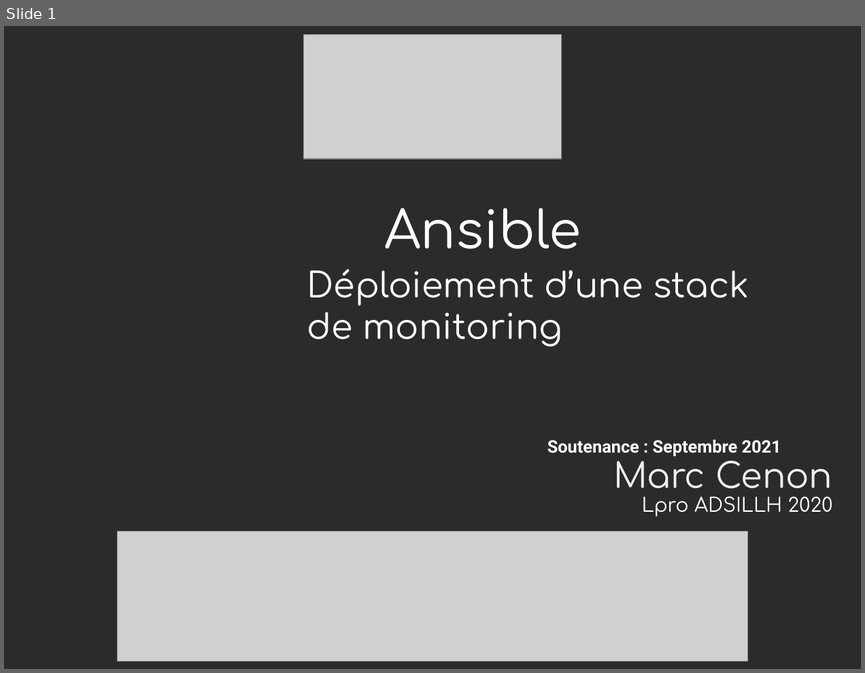
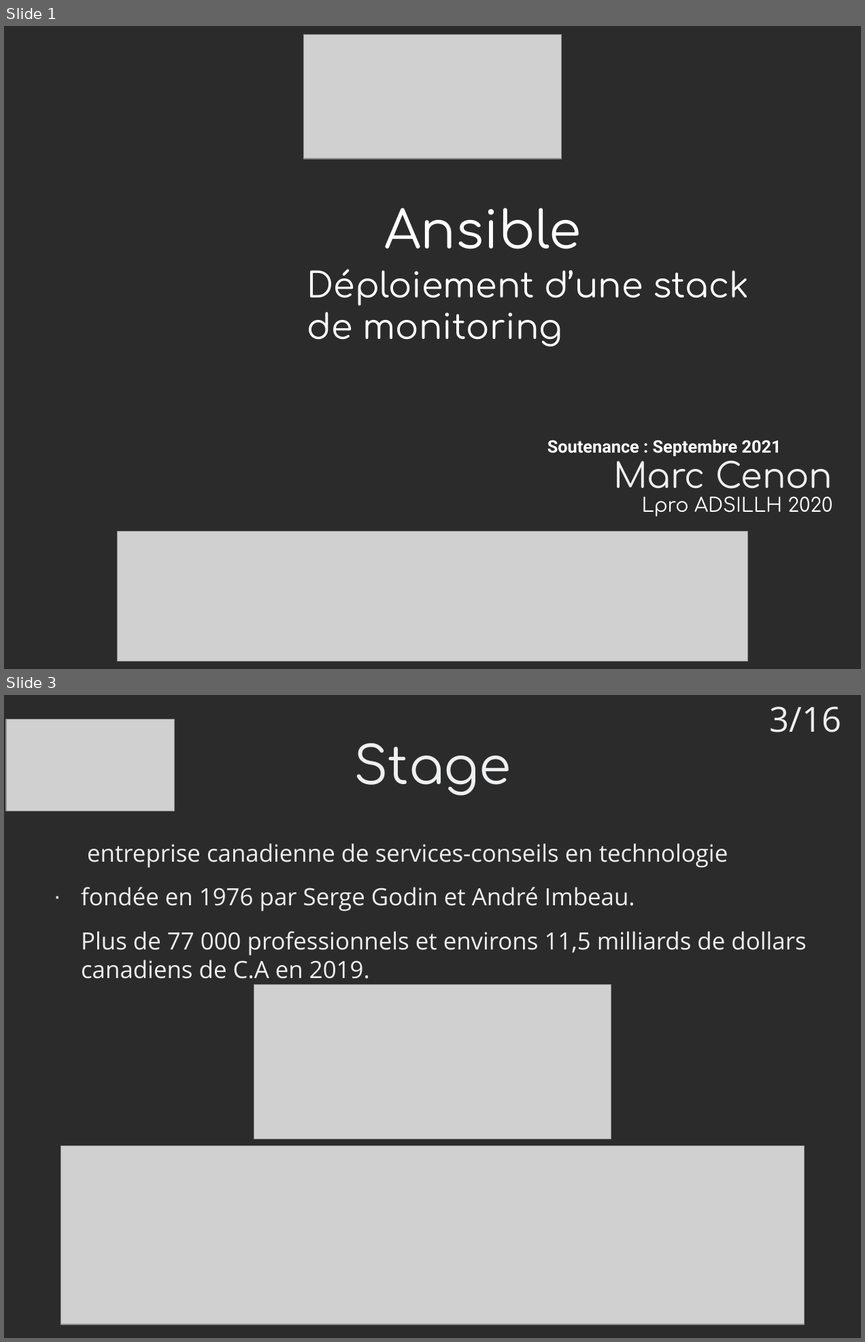
Before and after one commit to mrwormo/rapport_de_stage, a slide deck: files/prez.odp. Shown one above the other, each under a label of ours: slide 1 before the commit, slides 1 and 3 after it; the slides between them are not shown. The pictures are 865x673 and 865x1342 pixels, drawn with LibreOffice and Linux fonts; fonts in the diff are those of the drawing; grey boxes stand for pictures; background and template pictures are left out; a plain dark background stands for a picture behind light text. Boxes give left, top, right and bottom in pixels: in the first picture for what was removed or moved away, otherwise in the second. Text is boxed around its words. In the diff, an @@ line names an element or a change of style, - is before the commit and + after.

```diff
--- a/files/prez.odp
+++ b/files/prez.odp
@@ slide 3 added at bbox=[4, 695, 861, 1338], background picture (left out) @@
@@ text added at bbox=[770, 707, 842, 732], 32 pt, text #EEEFF0 @@
+3/16
@@ picture added at bbox=[6, 719, 175, 811] @@
@@ title added at bbox=[354, 743, 511, 796], 48 pt, text #EEEFF0 @@
+Stage
@@ text added at bbox=[81, 843, 806, 979], 22 pt, text #EEEFF0 @@
+entreprise canadienne de services-conseils en technologie
+· fondée en 1976 par Serge Godin et André Imbeau.
+Plus de 77 000 professionnels et environs 11,5 milliards de dollars canadiens de C.A en 2019.
@@ picture added at bbox=[254, 984, 611, 1139] @@
@@ picture added at bbox=[60, 1146, 805, 1325] @@
```
Also in this commit, not shown: 11 slides changed, 3 other slides added, 3 slides removed, 1 other file.
